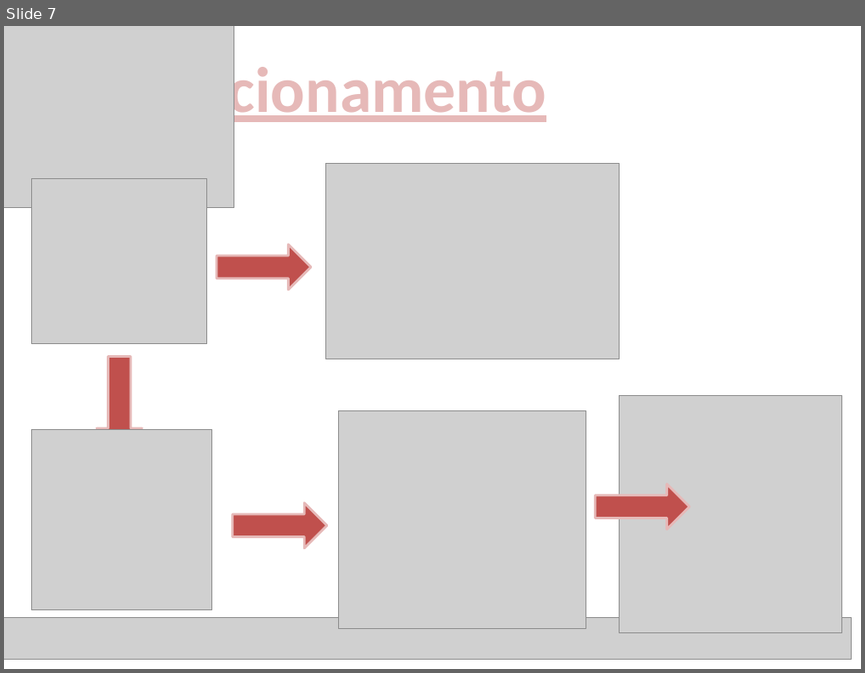
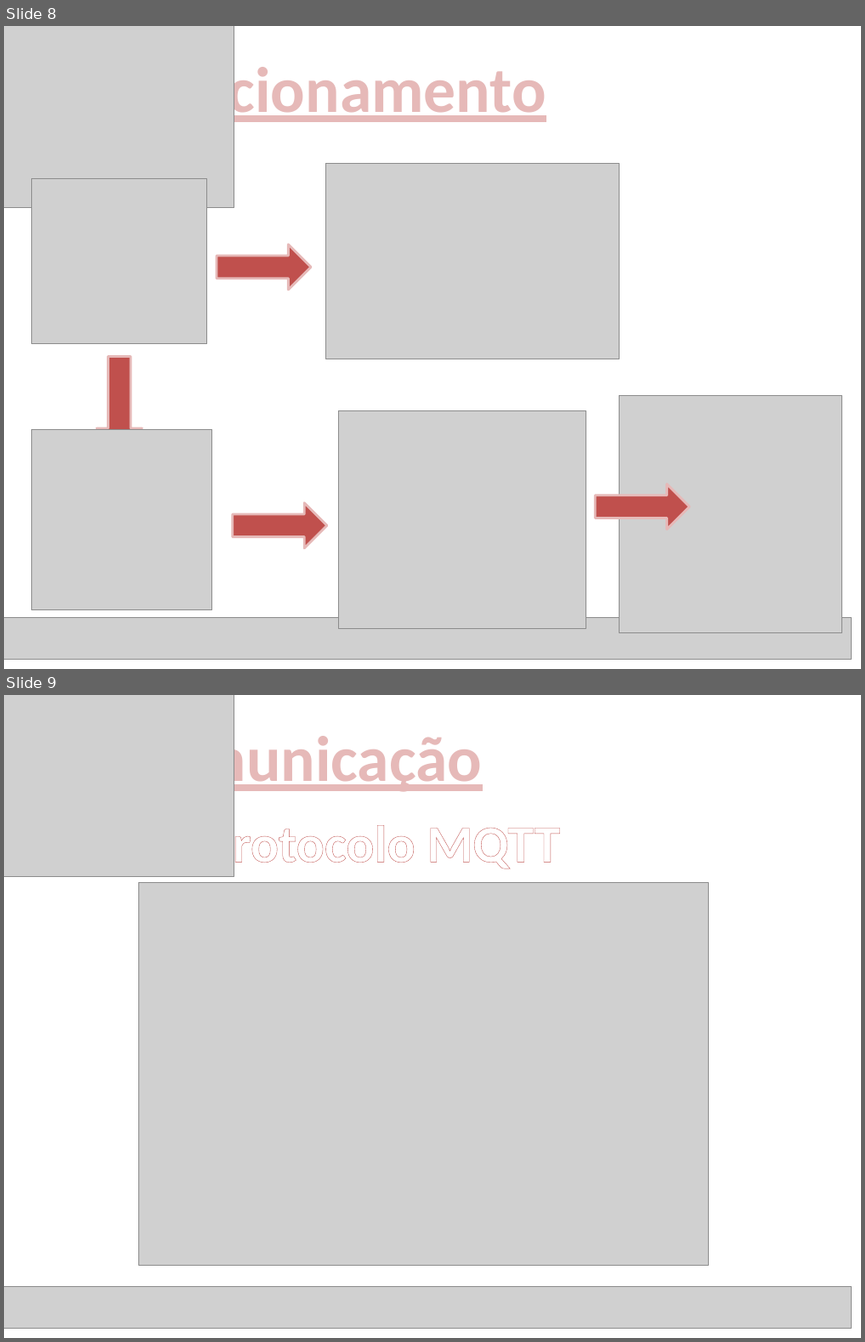
Before and after one commit to HenriqueLeal/Iniciacao, a slide deck: power point/Apresentação.pptx. Shown one above the other, each under a label of ours: slide 7 before the commit, slides 8 and 9 after it. The pictures are 865x673 and 865x1342 pixels, drawn with LibreOffice and Linux fonts; fonts in the diff are those of the drawing; grey boxes stand for pictures. Boxes give left, top, right and bottom in pixels: in the first picture for what was removed or moved away, otherwise in the second. Text is boxed around its words. In the diff, an @@ line names an element or a change of style, - is before the commit and + after.

```diff
--- a/power point/Apresentação.pptx
+++ b/power point/Apresentação.pptx
@@ slide 9 added at bbox=[4, 695, 861, 1338], background #FFFFFF @@
@@ picture added at bbox=[4, 695, 234, 877] @@
@@ text added at bbox=[126, 727, 482, 795], 54 pt, text #E6B9B8, bold, underline @@
+Comunicação
@@ text added at bbox=[205, 818, 561, 874], 44 pt, text #FFFFFF, bold @@
+• Protocolo MQTT
@@ picture added at bbox=[139, 883, 710, 1265] @@
@@ picture added at bbox=[4, 1287, 851, 1328] @@
@@ what was slide 7 is now slide 8 @@
```
Also in this commit, not shown: 5 slides changed, 4 other slides added, 2 slides removed, 2 other files.
